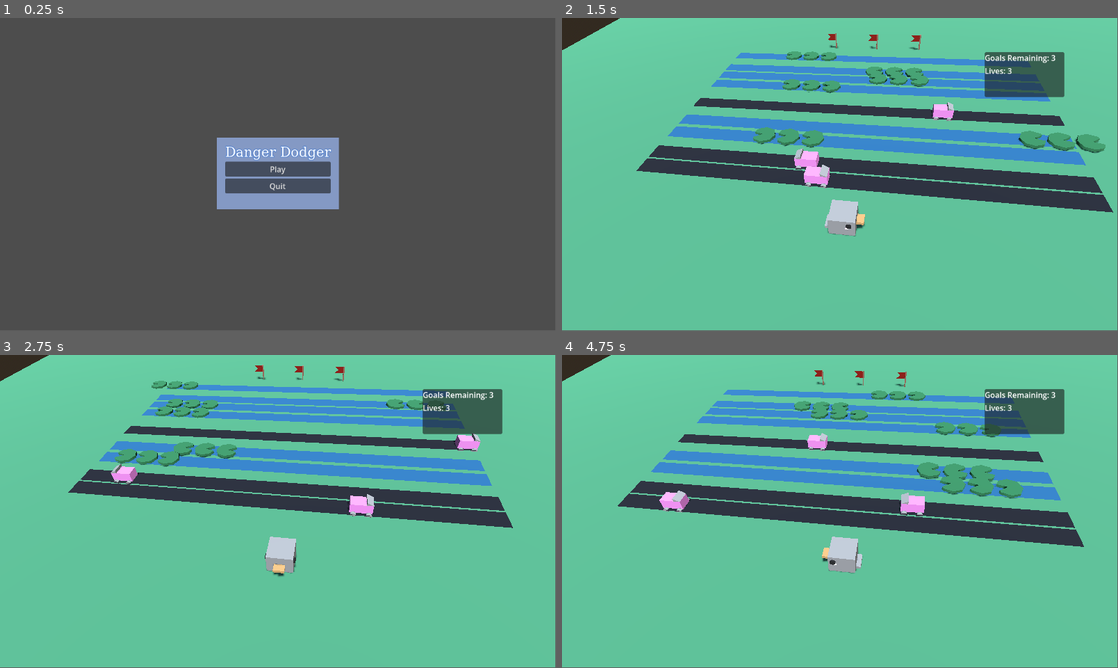
Above: before the commit, frames 1-4 (two rows, left to right).
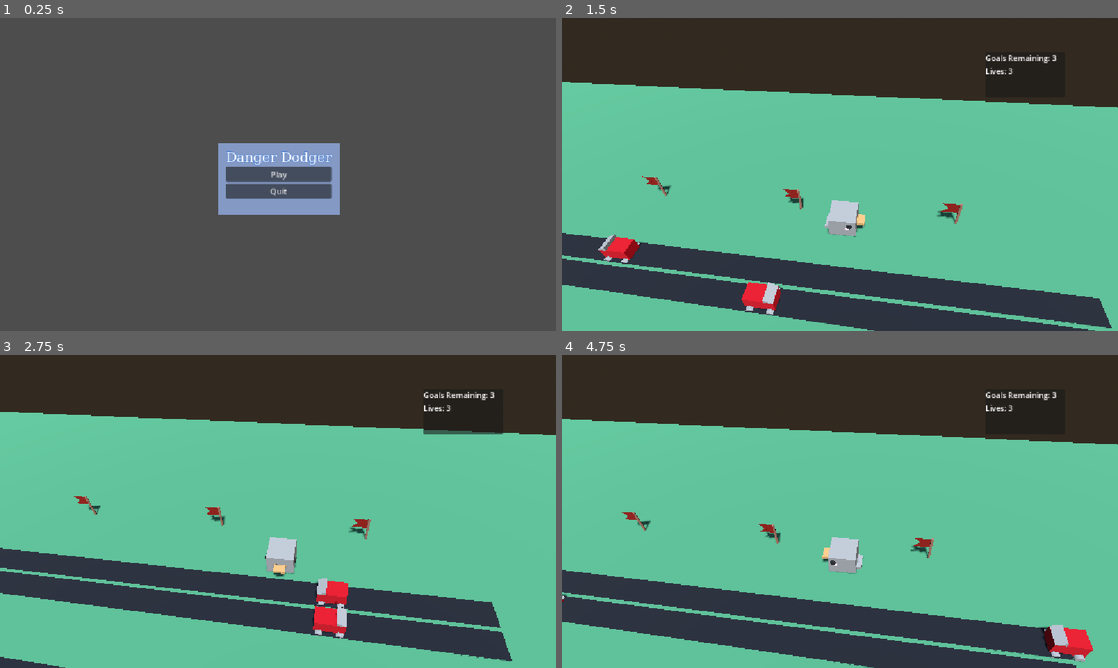
Above: after the commit, the same moments.

Repository: chloedixon11/danger-dodger
Game: Godot game, scene res://Main/Main.tscn
Same seed, same stepped clock (60 frames per second), same inputs: the game is played once before the commit and once after it.
Inputs:
- Up to frame 1 (0.25 s): no input
- Up to frame 2 (1.5 s): click "Play" at 0.5 s; hold D (move_right) from 1.28 s (still down)
- Up to frame 3 (2.75 s): release D (move_right) at 2.03 s; hold S (move_down) from 2.03 s (still down)
- Up to frame 4 (4.75 s): release S (move_down) at 2.78 s; hold D (move_right) 2.78-3.53 s; hold W (move_up) 3.53-4.28 s; hold A (move_left) from 4.28 s (still down)
In our replay, the window is 799x449 before the commit and 800x450 after it. These sizes can differ from the game's own. Grey fills any space a smaller window leaves; there, only what the larger window draws over its background counts as a difference.

The runs differ from the first frame. In frame 1, 2.4% of the frame differs, in the area x 39-62%, y 38-63%; in frame 2, 55%, in the area x 0-100%, y 0-100%; in frame 3, 49%; in frame 4, 54%.

Commit message:
Bug 2 levels

Diff:
--- a/Code/Level/SkyWorld/SkyWorld.tscn
+++ b/Code/Level/SkyWorld/SkyWorld.tscn
@@ -4,6 +4,8 @@
 [ext_resource type="PackedScene" uid="uid://c4v0peqkg130j" path="res://Goal/Goal.tscn" id="2_e4jwm"]
 [ext_resource type="PackedScene" uid="uid://berl535au27hs" path="res://Lane/Road/Road.tscn" id="3_612c4"]
 [ext_resource type="PackedScene" uid="uid://d10bdq3u7df63" path="res://Vehicle/Vehicle.tscn" id="4_s5kmm"]
+[ext_resource type="PackedScene" uid="uid://cwqeu7k1fculu" path="res://Lane/Waterway/Waterway.tscn" id="5_fvs1v"]
+[ext_resource type="PackedScene" uid="uid://cvgoojbjmr2qo" path="res://Vessel/Vessel.tscn" id="6_udm81"]
 
 [sub_resource type="ProceduralSkyMaterial" id="ProceduralSkyMaterial_g4bax"]
 sky_horizon_color = Color(0.66224277, 0.6717428, 0.6867428, 1)
@@ -33,7 +35,7 @@
 environment = SubResource("Environment_612c4")
 
 [node name="Sun" type="DirectionalLight3D" parent="." unique_id=1298314765]
-transform = Transform3D(0.9747612, -0.19334029, 0.111625046, 0, 0.49999997, 0.86602545, -0.2232501, -0.844168, 0.48738056, 0, 0, 15)
+transform = Transform3D(0.9747612, -0.19334029, 0.111625046, 0, 0.49999997, 0.86602545, -0.2232501, -0.844168, 0.48738056, 0, 0, 13)
 shadow_enabled = true
 
 [node name="GoalsNode" type="Node3D" parent="." unique_id=1763357328]
@@ -43,12 +45,40 @@
 
 [node name="Lane2" parent="." unique_id=1649162153 instance=ExtResource("3_612c4")]
 transform = Transform3D(1.3113416e-07, 0, -1, 0, 1, 0, 1, 0, 1.3113416e-07, 0, 0, -3.2096472)
-speed_limit = 3.0
+speed_limit = 4.0
 
 [node name="Vehicle" parent="Lane2" unique_id=1002617338 instance=ExtResource("4_s5kmm")]
 transform = Transform3D(-1, 0, 8.742278e-08, 0, 1, 0, -8.742278e-08, 0, -1, 7.1525574e-07, 0, -6)
 
-[node name="Lane3" parent="." unique_id=908754949 instance=ExtResource("3_612c4")]
+[node name="Lane12" parent="." unique_id=908754949 instance=ExtResource("3_612c4")]
+transform = Transform3D(1.3113416e-07, 0, -1, 0, 1, 0, 1, 0, 1.3113416e-07, 0, 0, -11.209647)
+speed_limit = 6.0
+
+[node name="Vehicle" parent="Lane12" unique_id=805820946 instance=ExtResource("4_s5kmm")]
+transform = Transform3D(-1, 0, 8.742278e-08, 0, 1, 0, -8.742278e-08, 0, -1, 7.1525574e-07, 0, -6)
+
+[node name="Lane11" parent="." unique_id=1798327891 instance=ExtResource("3_612c4")]
+transform = Transform3D(1.3113416e-07, 0, -1, 0, 1, 0, 1, 0, 1.3113416e-07, 0, 0, -10.254188)
+speed_limit = 3.0
+
+[node name="Vehicle" parent="Lane11" unique_id=1075556630 instance=ExtResource("4_s5kmm")]
+transform = Transform3D(-1, 0, 8.742278e-08, 0, 1, 0, -8.742278e-08, 0, -1, 7.1525574e-07, 0, -6)
+
+[node name="Lane6" parent="." unique_id=1469517544 instance=ExtResource("3_612c4")]
+transform = Transform3D(1.3113416e-07, 0, -1, 0, 1, 0, 1, 0, 1.3113416e-07, 0, 0, 2.7903528)
+speed_limit = 5.0
+
+[node name="Vehicle" parent="Lane6" unique_id=1169144745 instance=ExtResource("4_s5kmm")]
+transform = Transform3D(-1, 0, 8.742278e-08, 0, 1, 0, -8.742278e-08, 0, -1, 7.1525574e-07, 0, -6)
+
+[node name="Lane8" parent="." unique_id=991111990 instance=ExtResource("3_612c4")]
+transform = Transform3D(1.3113416e-07, 0, -1, 0, 1, 0, 1, 0, 1.3113416e-07, 0, 0, 8.790353)
+speed_limit = 3.0
+
+[node name="Vehicle" parent="Lane8" unique_id=1913868495 instance=ExtResource("4_s5kmm")]
+transform = Transform3D(-1, 0, 8.742278e-08, 0, 1, 0, -8.742278e-08, 0, -1, 7.1525574e-07, 0, -6)
+
+[node name="Lane3" parent="." unique_id=1823680363 instance=ExtResource("3_612c4")]
 transform = Transform3D(1.3113416e-07, 0, -1, 0, 1, 0, 1, 0, 1.3113416e-07, 0, 0, -5.209647)
 speed_limit = 14.0
 
@@ -62,10 +92,45 @@
 [node name="Vehicle" parent="Lane" unique_id=405827139 instance=ExtResource("4_s5kmm")]
 transform = Transform3D(-1, 0, 8.742278e-08, 0, 1, 0, -8.742278e-08, 0, -1, 4.7683716e-07, 0, -9)
 
+[node name="Lane10" parent="." unique_id=613856464 instance=ExtResource("3_612c4")]
+transform = Transform3D(-4.371139e-08, 0, 1, 0, 1, 0, -1, 0, -4.371139e-08, 0, 0, -9.209647)
+speed_limit = 8.0
+
+[node name="Vehicle" parent="Lane10" unique_id=955894004 instance=ExtResource("4_s5kmm")]
+transform = Transform3D(-1, 0, 8.742278e-08, 0, 1, 0, -8.742278e-08, 0, -1, 4.7683716e-07, 0, -9)
+
+[node name="Lane7" parent="." unique_id=1767226000 instance=ExtResource("3_612c4")]
+transform = Transform3D(-4.371139e-08, 0, 1, 0, 1, 0, -1, 0, -4.371139e-08, 0, 0, 4.790353)
+speed_limit = 6.0
+
+[node name="Vehicle" parent="Lane7" unique_id=439381008 instance=ExtResource("4_s5kmm")]
+transform = Transform3D(-1, 0, 8.742278e-08, 0, 1, 0, -8.742278e-08, 0, -1, 4.7683716e-07, 0, -9)
+
+[node name="Lane5" parent="." unique_id=1095102487 instance=ExtResource("3_612c4")]
+transform = Transform3D(-4.371139e-08, 0, 1, 0, 1, 0, -1, 0, -4.371139e-08, 0, 0, 3.7903528)
+speed_limit = 2.0
+
+[node name="Vehicle" parent="Lane5" unique_id=4069134 instance=ExtResource("4_s5kmm")]
+transform = Transform3D(-1, 0, 8.742278e-08, 0, 1, 0, -8.742278e-08, 0, -1, 4.7683716e-07, 0, -9)
+
+[node name="Lane9" parent="." unique_id=1819131696 instance=ExtResource("3_612c4")]
+transform = Transform3D(-4.371139e-08, 0, 1, 0, 1, 0, -1, 0, -4.371139e-08, 0, 0, 9.790353)
+speed_limit = 6.0
+
+[node name="Vehicle" parent="Lane9" unique_id=538804397 instance=ExtResource("4_s5kmm")]
+transform = Transform3D(-1, 0, 8.742278e-08, 0, 1, 0, -8.742278e-08, 0, -1, 4.7683716e-07, 0, -9)
+
 [node name="Lane4" parent="." unique_id=1353546381 instance=ExtResource("3_612c4")]
 transform = Transform3D(-4.371139e-08, 0, 1, 0, 1, 0, -1, 0, -4.371139e-08, 0, 0, -4.209647)
 
 [node name="Vehicle" parent="Lane4" unique_id=1947038445 instance=ExtResource("4_s5kmm")]
+transform = Transform3D(-1, 0, 8.742278e-08, 0, 1, 0, -8.742278e-08, 0, -1, 0, 0, -5)
+
+[node name="Lane13" parent="." unique_id=299666579 instance=ExtResource("3_612c4")]
+transform = Transform3D(-4.371139e-08, 0, 1, 0, 1, 0, -1, 0, -4.371139e-08, 0, 0, -14.975389)
+speed_limit = 5.5
+
+[node name="Vehicle" parent="Lane13" unique_id=495961568 instance=ExtResource("4_s5kmm")]
 transform = Transform3D(-1, 0, 8.742278e-08, 0, 1, 0, -8.742278e-08, 0, -1, 0, 0, -5)
 
 [node name="Ground" type="MeshInstance3D" parent="." unique_id=588138180]
@@ -74,9 +139,42 @@
 metadata/_edit_lock_ = true
 
 [node name="SpawningPoint" type="Node3D" parent="." unique_id=1040890674]
-transform = Transform3D(-0.9999951, 0, -0.00313535, 0, 1, 0, 0.00313535, 0, -0.9999951, 0, 0, 0)
+transform = Transform3D(-0.9999951, 0, -0.00313535, 0, 1, 0, 0.00313535, 0, -0.9999951, 0, 0, 12.790859)
 visible = false
 
 [node name="MeshInstance3D" type="MeshInstance3D" parent="SpawningPoint" unique_id=1537486278]
 transform = Transform3D(1, 0, 0, 0, 1, 0, 0, 0, 1, 0, 1.0147095, 0)
 mesh = SubResource("CylinderMesh_wjah1")
+
+[node name="Waterway2" parent="." unique_id=880659296 instance=ExtResource("5_fvs1v")]
+transform = Transform3D(-4.371139e-08, 0, 1, 0, 1, 0, -1, 0, -4.371139e-08, 0, 0, 0)
+speed_limit = 7.0
+
+[node name="Vessel" parent="Waterway2" unique_id=2030516887 instance=ExtResource("6_udm81")]
+transform = Transform3D(-1, 0, 8.742278e-08, 0, 1, 0, -8.742278e-08, 0, -1, -1.7484555e-07, 0, 4)
+
+[node name="Waterway6" parent="." unique_id=1862011274 instance=ExtResource("5_fvs1v")]
+transform = Transform3D(-4.371139e-08, 0, 1, 0, 1, 0, -1, 0, -4.371139e-08, 0, 0, -12.172847)
+
+[node name="Vessel" parent="Waterway6" unique_id=222955646 instance=ExtResource("6_udm81")]
+transform = Transform3D(-1, 0, 8.742278e-08, 0, 1, 0, -8.742278e-08, 0, -1, -1.7484555e-07, 0, 4)
+
+[node name="Waterway3" parent="." unique_id=2003309164 instance=ExtResource("5_fvs1v")]
+transform = Transform3D(1.3113416e-07, 0, -1, 0, 1, 0, 1, 0, 1.3113416e-07, 0, 0, 1)
+speed_limit = 4.0
+
+[node name="Vessel" parent="Waterway3" unique_id=361368320 instance=ExtResource("6_udm81")]
+transform = Transform3D(-1, 0, 8.742278e-08, 0, 1, 0, -8.742278e-08, 0, -1, -1.7484555e-07, 0, 4)
+
+[node name="Waterway5" parent="." unique_id=475680245 instance=ExtResource("5_fvs1v")]
+transform = Transform3D(1.3113416e-07, 0, -1, 0, 1, 0, 1, 0, 1.3113416e-07, 0, 0, -8.236193)
+speed_limit = 5.0
+
+[node name="Vessel" parent="Waterway5" unique_id=1243594441 instance=ExtResource("6_udm81")]
+transform = Transform3D(-1, 0, 8.742278e-08, 0, 1, 0, -8.742278e-08, 0, -1, -1.7484555e-07, 0, 4)
+
+[node name="Waterway4" parent="." unique_id=218410092 instance=ExtResource("5_fvs1v")]
+transform = Transform3D(1.3113416e-07, 0, -1, 0, 1, 0, 1, 0, 1.3113416e-07, 0, 0, 7.695652)
+
+[node name="Vessel" parent="Waterway4" unique_id=608407149 instance=ExtResource("6_udm81")]
+transform = Transform3D(-1, 0, 8.742278e-08, 0, 1, 0, -8.742278e-08, 0, -1, -1.7484555e-07, 0, 4)
--- a/Code/Level/TrafficTime/TrafficTime.tscn
+++ b/Code/Level/TrafficTime/TrafficTime.tscn
@@ -116,7 +116,7 @@
 metadata/_edit_lock_ = true
 
 [node name="SpawningPoint" type="Node3D" parent="." unique_id=1187221259]
-transform = Transform3D(-0.9999951, 0, -0.00313535, 0, 1, 0, 0.00313535, 0, -0.9999951, 0, 0, 4)
+transform = Transform3D(-0.9999951, 0, -0.00313535, 0, 1, 0, 0.00313535, 0, -0.9999951, 1.8331394, 0, -15.521065)
 visible = false
 
 [node name="MeshInstance3D" type="MeshInstance3D" parent="SpawningPoint" unique_id=1699612608]
--- a/Code/Main/Main.gd
+++ b/Code/Main/Main.gd
@@ -12,11 +12,9 @@
 
 var duck: Duck
 
-var levels: Array[PackedScene] = [WATER_WORLD, TRAFFIC_TIME, SKY_WORLD]
+var levels: Array[PackedScene] = [TRAFFIC_TIME, SKY_WORLD, WATER_WORLD]
 var current_level = -1
 var level: Level = null
-
-
 
 
 func restart():
@@ -29,7 +27,7 @@
 
 	current_level = -1
 	next_level()
-
+	print("restarting level")
 
 func next_level():
 	if level:
--- a/Code/PauseMenu/PauseMenu.tscn
+++ b/Code/PauseMenu/PauseMenu.tscn
@@ -96,15 +96,15 @@
 
 [node name="PauseMenu" type="PanelContainer" unique_id=709300660]
 process_mode = 3
-anchors_preset = 8
-anchor_left = 0.5
-anchor_top = 0.5
-anchor_right = 0.5
-anchor_bottom = 0.5
-offset_left = -95.0
-offset_top = -48.0
-offset_right = 97.0
-offset_bottom = 67.0
+anchors_preset = -1
+anchor_left = 0.50100005
+anchor_top = 0.51500005
+anchor_right = 0.50100005
+anchor_bottom = 0.51500005
+offset_left = -96.15204
+offset_top = -57.72003
+offset_right = 95.84796
+offset_bottom = 57.27997
 grow_horizontal = 2
 grow_vertical = 2
 theme_override_styles/panel = SubResource("StyleBoxFlat_rawk2")
--- a/Code/Vehicle/Vehicle.tscn
+++ b/Code/Vehicle/Vehicle.tscn
@@ -6,7 +6,7 @@
 size = Vector3(0.5649414, 0.73895264, 0.9976196)
 
 [sub_resource type="StandardMaterial3D" id="StandardMaterial3D_25uyk"]
-albedo_color = Color(0.84314203, 0.5057147, 0.80312365, 1)
+albedo_color = Color(0.68313056, 0, 0.096708514, 1)
 
 [sub_resource type="BoxMesh" id="BoxMesh_rawk2"]
 size = Vector3(0.578125, 0.5410156, 1)
--- a/Code/project.godot
+++ b/Code/project.godot
@@ -19,6 +19,10 @@
 config/features=PackedStringArray("4.7")
 config/icon="res://Main/icon.png"
 config/main_scene="uid://cib786y4fr7cb"
+
+[display]
+
+window/stretch/mode="canvas_items"
 
 [editor]
 
